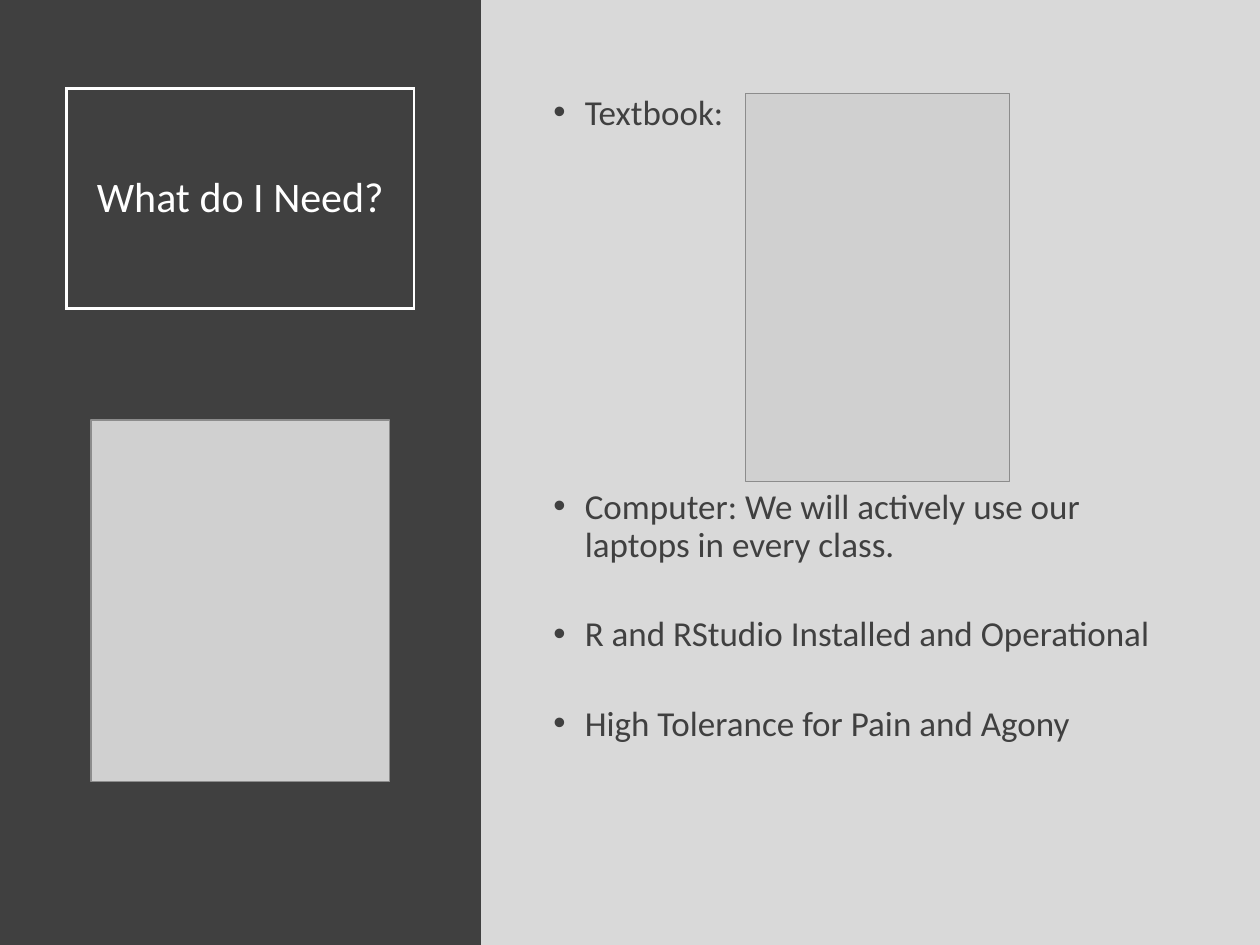
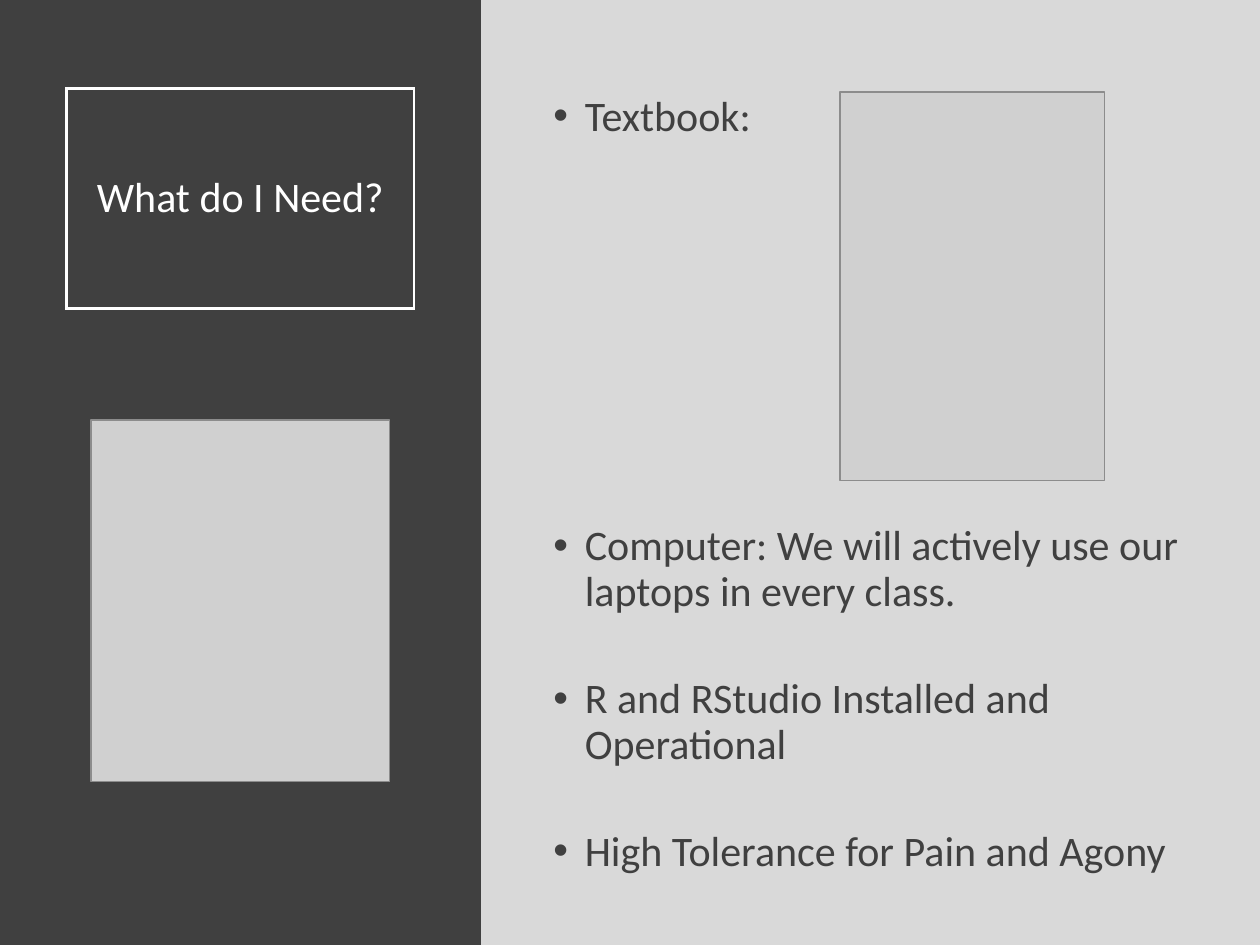
Before and after one commit to Yixf-Self/STOR320_WEBSITE, a slide deck: slide 5 of Lecture/Lecture 1/Lecture 1.pptx. Drawn at 1260x945 pixels with LibreOffice and Linux fonts; fonts in the diff are those of the drawing; grey boxes stand for pictures. Boxes give left, top, right and bottom in pixels: in the first picture for what was removed or moved away, otherwise in the second. Text is boxed around its words. In the diff, an @@ line names an element or a change of style, - is before the commit and + after.

```diff
--- a/Lecture/Lecture 1/Lecture 1.pptx
+++ b/Lecture/Lecture 1/Lecture 1.pptx
@@ text "Textbook:" at (585,102,1178,873): size 20 to 24 pt @@
@@ picture: place and size @@
-picture at (746,93,1011,481)
+picture at (840,92,1105,480)
```
Also in this commit, not shown: 3 other slides changed, 2 slides added, 6 other files.
